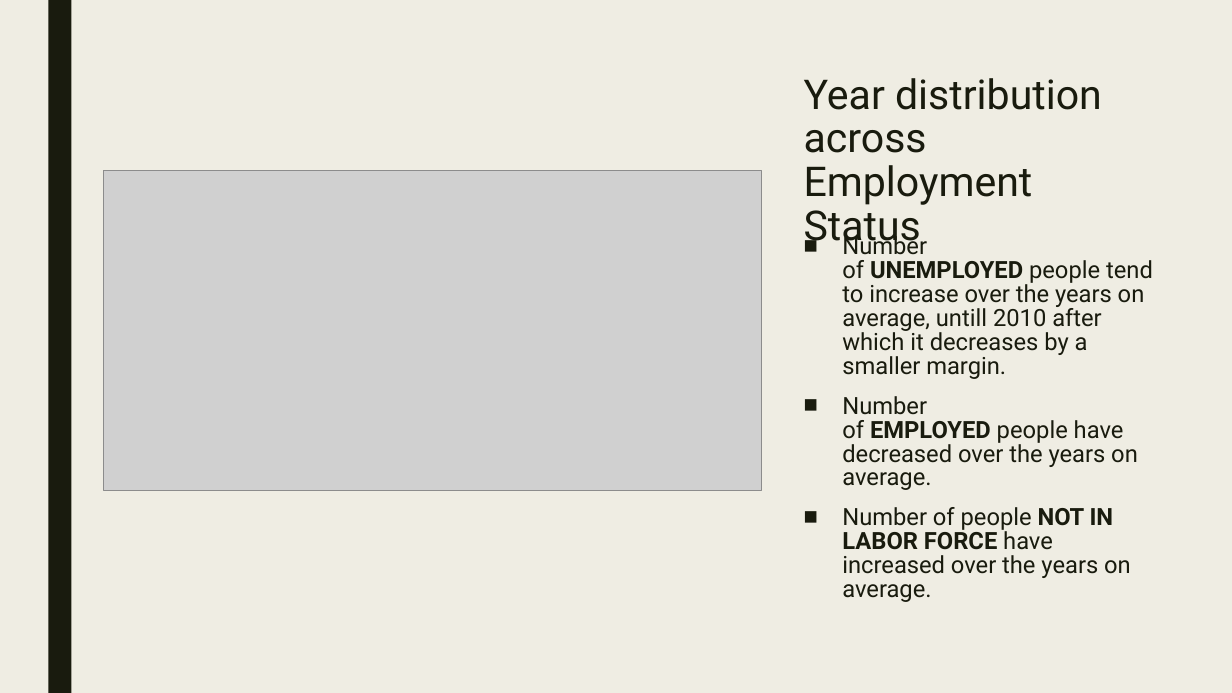
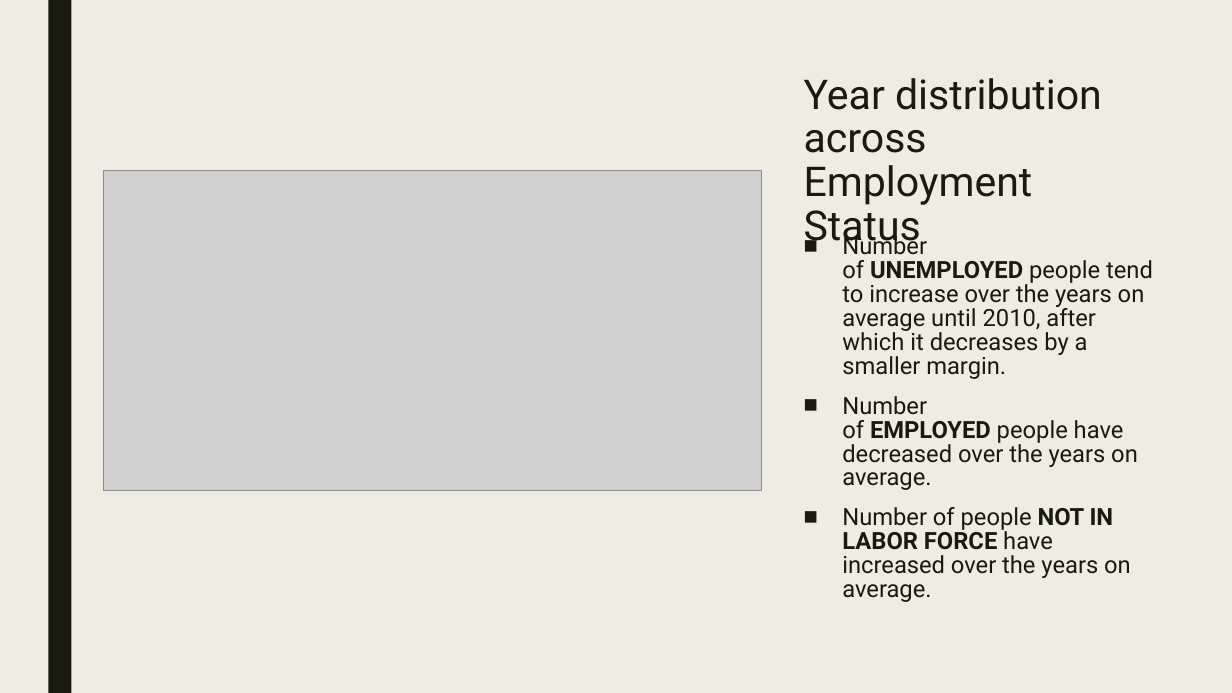
Before and after one commit to PrashantShivajiBhapkar/Analytics-Competition, a slide deck: slide 11 of ProjectPresentation.pptx. Drawn at 1232x693 pixels with LibreOffice and Linux fonts; fonts in the diff are those of the drawing; grey boxes stand for pictures. Boxes give left, top, right and bottom in pixels: in the first picture for what was removed or moved away, otherwise in the second. Text is boxed around its words. In the diff, an @@ line names an element or a change of style, - is before the commit and + after.

```diff
--- a/ProjectPresentation.pptx
+++ b/ProjectPresentation.pptx
@@ text at [842, 233, 1153, 379]: text changed @@
-■ Number of UNEMPLOYED people tend to increase over the years on average, untill 2010 after which it decreases by a smaller margin.
+■ Number of UNEMPLOYED people tend to increase over the years on average until 2010, after which it decreases by a smaller margin.
```
Also in this commit, not shown: 5 other slides changed, 6 slides added, 3 slides removed.
